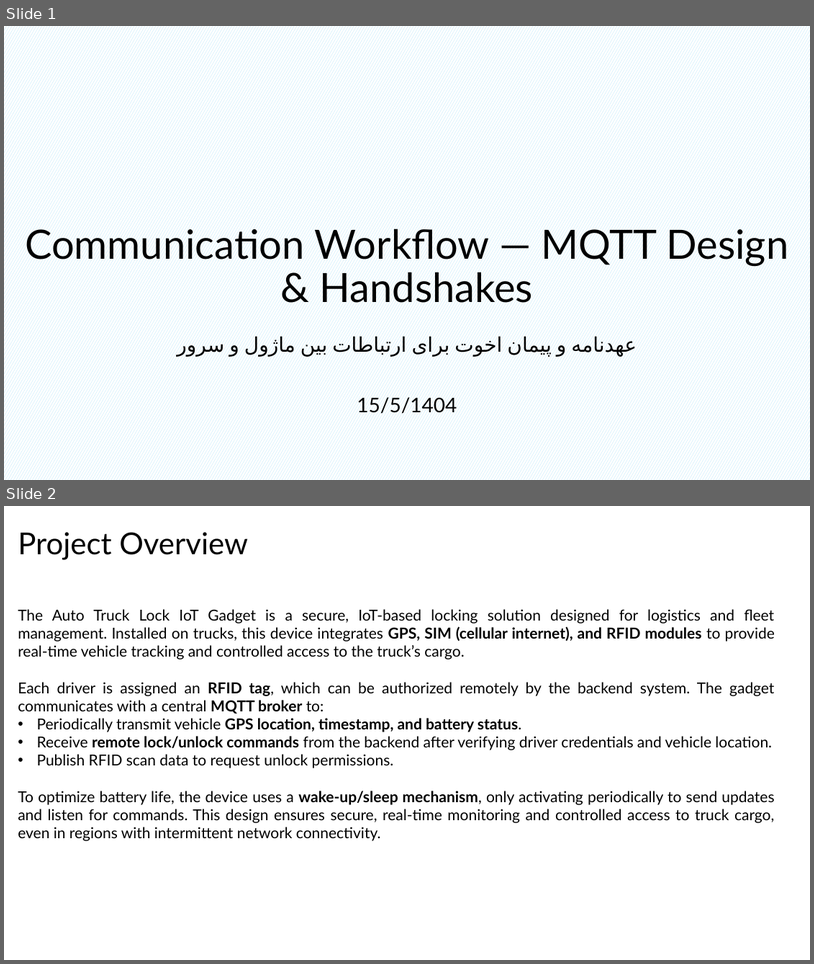
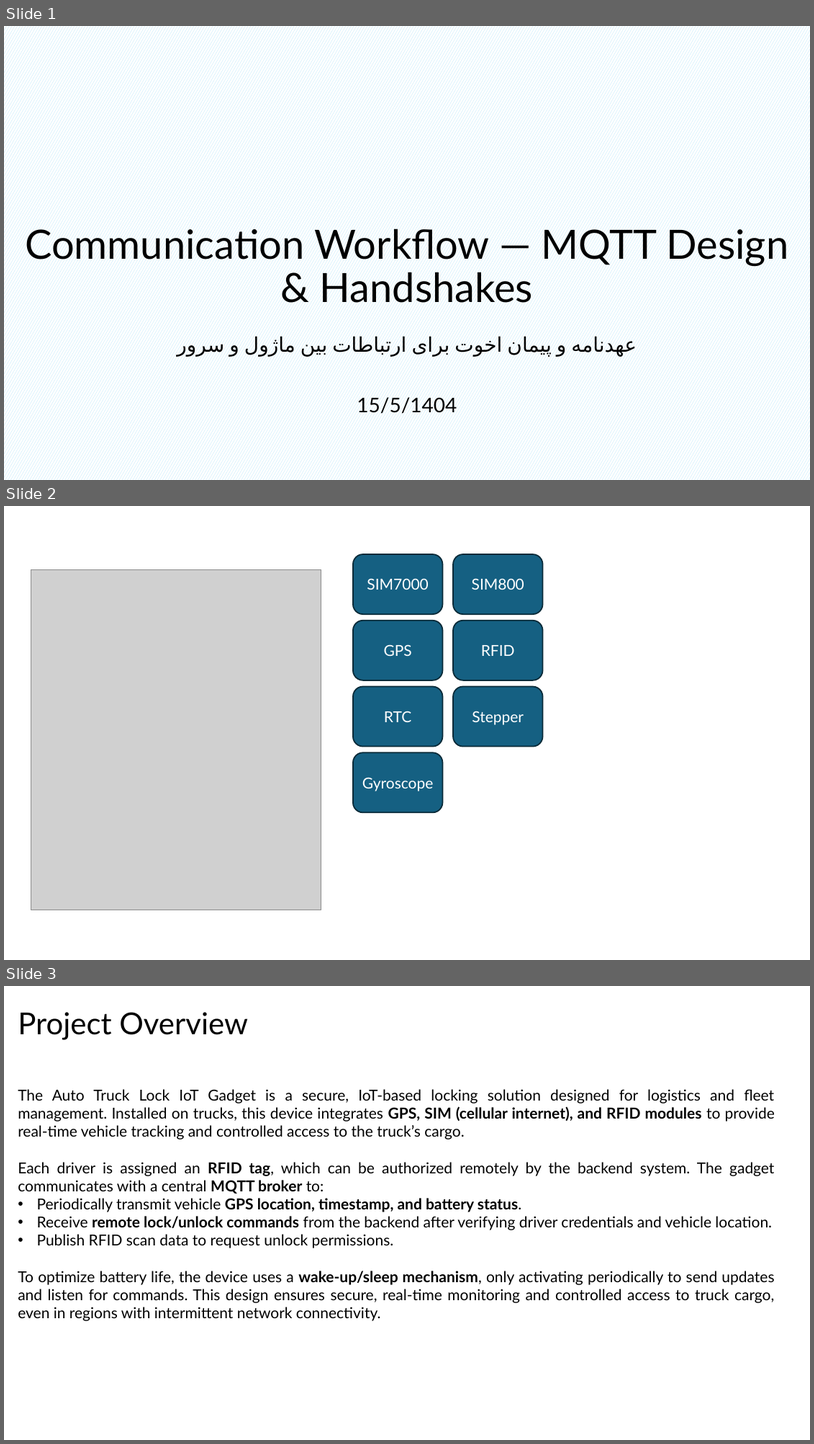
Before and after one commit to hamidrezaHemati/MQTT-AutoLock, a slide deck: Structure/Communication Workflow — MQTT Design & Architecture.pptx. Shown one above the other, each under a label of ours: slides 1 and 2 before the commit, slides 1, 2 and 3 after it. The pictures are 814x964 and 814x1444 pixels, drawn with LibreOffice and Linux fonts; fonts in the diff are those of the drawing; grey boxes stand for pictures. Boxes give left, top, right and bottom in pixels: in the first picture for what was removed or moved away, otherwise in the second. Text is boxed around its words. In the diff, an @@ line names an element or a change of style, - is before the commit and + after.

```diff
--- a/Structure/Communication Workflow — MQTT Design & Architecture.pptx
+++ b/Structure/Communication Workflow — MQTT Design & Architecture.pptx
@@ slide 2 added at [4, 506, 810, 960], background #FFFFFF @@
@@ picture added at [31, 569, 322, 909] @@
@@ rounded rectangle added at [353, 554, 442, 614], fill #156082, outline #092A39 1.5 pt, 18 pt, text #FFFFFF @@
+SIM7000
@@ rounded rectangle added at [453, 554, 543, 614], fill #156082, outline #092A39 1.5 pt, 18 pt, text #FFFFFF @@
+SIM800
@@ rounded rectangle added at [353, 620, 442, 680], fill #156082, outline #092A39 1.5 pt, 18 pt, text #FFFFFF @@
+GPS
@@ rounded rectangle added at [453, 620, 543, 680], fill #156082, outline #092A39 1.5 pt, 18 pt, text #FFFFFF @@
+RFID
@@ rounded rectangle added at [353, 686, 442, 746], fill #156082, outline #092A39 1.5 pt, 18 pt, text #FFFFFF @@
+RTC
@@ rounded rectangle added at [453, 686, 543, 746], fill #156082, outline #092A39 1.5 pt, 18 pt, text #FFFFFF @@
+Stepper
@@ rounded rectangle added at [353, 752, 442, 812], fill #156082, outline #092A39 1.5 pt, 18 pt, text #FFFFFF @@
+Gyroscope
@@ what was slide 2 is now slide 3 @@
```
Also in this commit, not shown: 6 slides changed, 4 other slides added, 2 slides removed, 4 other files.
